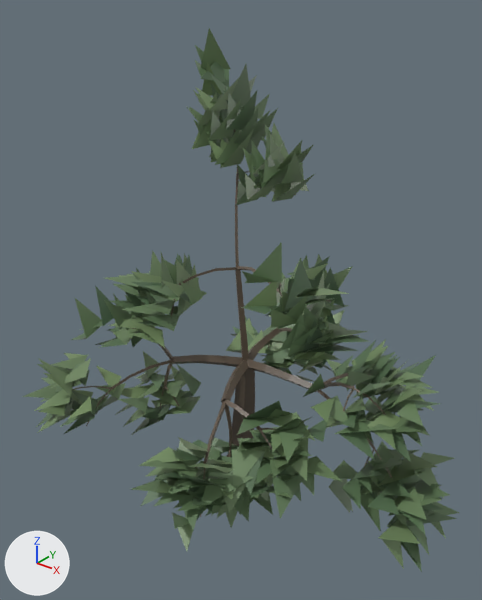
The glTF model godot/assets/models/tree_pine_a.glb: old version first, new version second.
One viewpoint serves both versions: a camera (50 mm lens) standing at (4.36, -5.41, 5.7) and looking at (0.22, -0.22, 2.49). The lights are fixed; the arrows at lower left show +X, +Y and +Z. The first picture is the older version. Vertices at exactly the same position are counted once.

Names of what the first picture shows: 'tree_pine_a'.
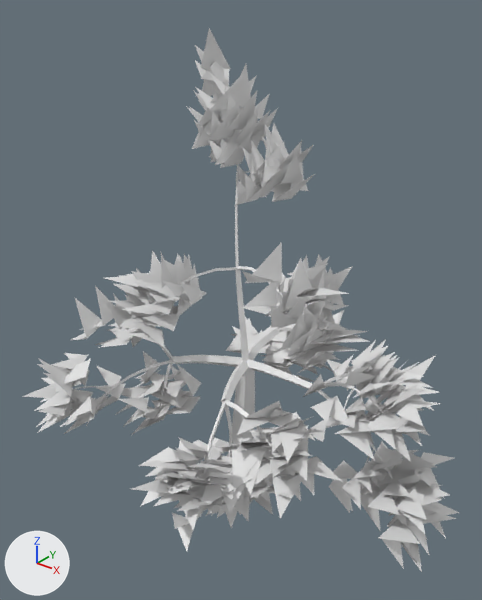
The change, as a diff of the scene's bpy script:
```diff
--- a/godot/assets/models/tree_pine_a.glb.py
+++ b/godot/assets/models/tree_pine_a.glb.py
@@ me_tree_pine_a @@
 me_tree_pine_a.from_pydata(...)  # 2925 vertices, 1730 faces; spans x -2.1..2.8, y -2.17..2.07, z -0.02..5.21
 # used by ob_tree_pine_a; location = (0.0, 0.0, 0.0)
+# me_tree_pine_a part 1: 1079 faces centred in x -1.81..2.38, y -1.7..1.59, z 0.03..4.76 are repainted in the vertex colours; the middle colour goes from brown #746656 to white #ffffff
+# me_tree_pine_a part 2: 651 faces centred in x -1.79..2.59, y -1.95..1.85, z 0.35..4.91 are repainted in the vertex colours; the middle colour goes from green #728e65 to white #ffffff
 me_tree_pine_a.materials.append(mat_bark)
```

Changed parts and their boxes [x1, y1, x2, y2] in the pictures (482 x 600 px):
part 1 of me_tree_pine_a, recoloured: [64, 61, 441, 551] in both
part 2 of me_tree_pine_a, recoloured (green to white): [22, 28, 459, 572] in both
